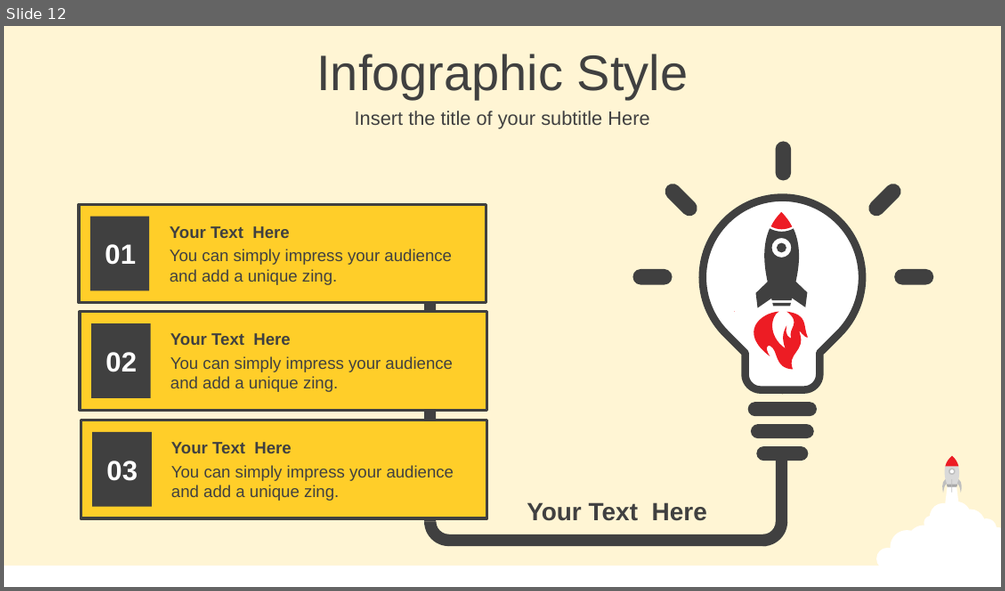
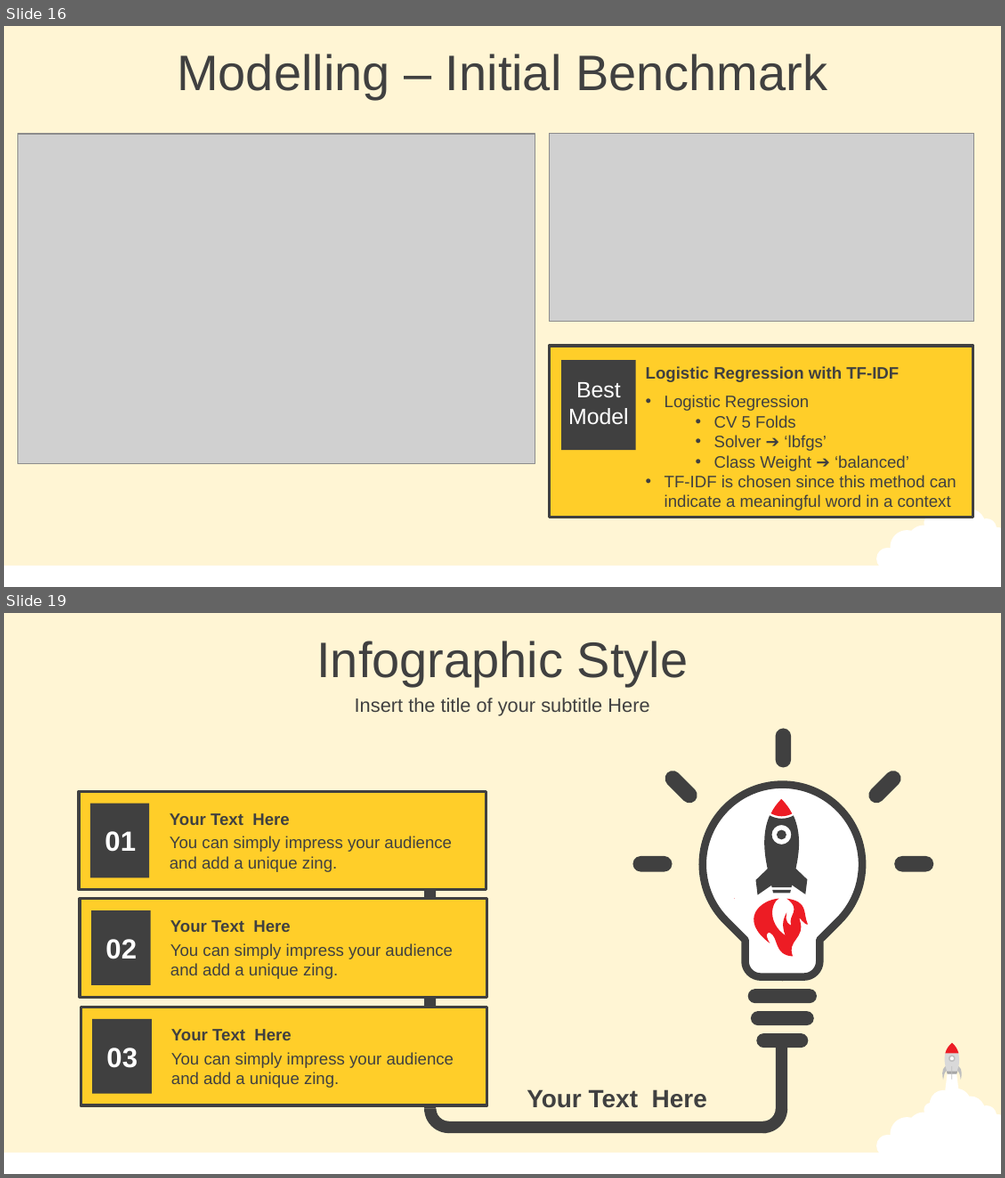
Before and after one commit to Damianus04/data-science-purwadhika-final-project, a slide deck: 0-Final-Project-Presentation.pptx. Shown one above the other, each under a label of ours: slide 12 before the commit, slides 16 and 19 after it; the slides between them are not shown. The pictures are 1005x591 and 1005x1178 pixels, drawn with LibreOffice and Linux fonts; fonts in the diff are those of the drawing; grey boxes stand for pictures. Boxes give left, top, right and bottom in pixels: in the first picture for what was removed or moved away, otherwise in the second. Text is boxed around its words. In the diff, an @@ line names an element or a change of style, - is before the commit and + after.

```diff
--- a/0-Final-Project-Presentation.pptx
+++ b/0-Final-Project-Presentation.pptx
@@ slide 16 added at <box>4,26,1001,587</box>, background #FFF5D4; not listed: 2 template elements that a slide beside it also shows @@
@@ text added at <box>177,54,827,99</box>, 36 pt, text #404040 @@
+Modelling – Initial Benchmark
@@ picture added at <box>18,134,535,464</box> @@
@@ picture added at <box>550,134,973,321</box> @@
@@ group added at <box>550,346,973,517</box>: 3 texts, 2 rectangles @@
+Best
+Model
+• Logistic Regression
+  • CV 5 Folds
+  • Solver ➔ ‘lbfgs’
+  • Class Weight ➔ ‘balanced’
+• TF-IDF is chosen since this method can indicate a meaningful word in a context
+Logistic Regression with TF-IDF
@@ what was slide 12 is now slide 19 @@
```
Also in this commit, not shown: 3 slides changed, 16 other slides added, 3 other files.
